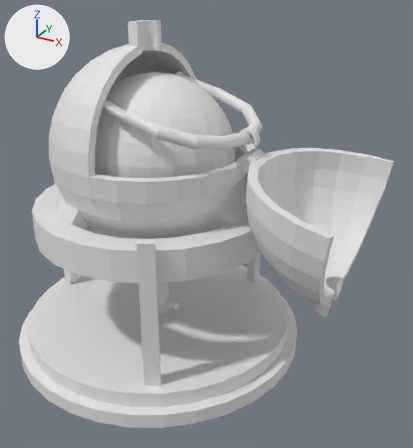
Before and after pictures for a commit that changed the FBX model denTALE/Assets/Models/Schrein (HG).FBX.
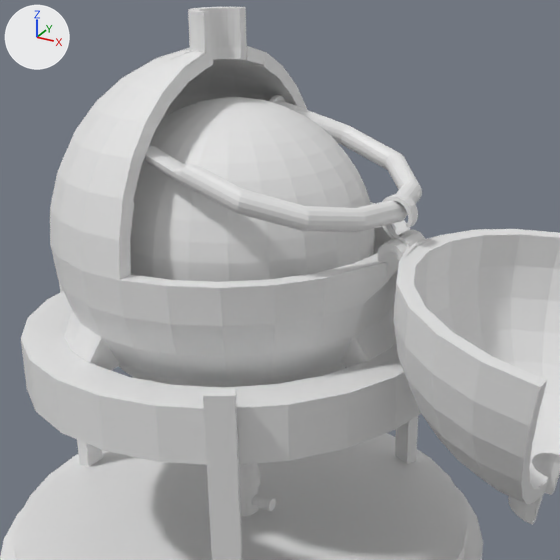
Old and new are each drawn whole from a camera (50 mm lens) standing at (5.13, -7.69, 6.08) and looking at (0.93, -0.05, 2.26) and again close up on the part from 5% to 83% of the width and 4% to 75% of the height. Arrows for +X, +Y and +Z are at upper left; the lights stay in place. Where no turn or scale is listed for an object, it has been applied to the vertices.

Script lines for the objects in view, before the commit:
```python
me_mesh_002 = bpy.data.meshes.new('Mesh.002')
me_mesh_002.from_pydata(...)  # 648 vertices, 1491 faces; spans x -1.85..0.02, y -1.67..1.67, z -1.94..0.35
me_mesh_005 = bpy.data.meshes.new('Mesh.005')
me_mesh_005.from_pydata(...)  # 224 vertices, 192 faces; spans x -1.13..2.04, y -1.13..1.13, z -1.09..1.08
me_mesh_006 = bpy.data.meshes.new('Mesh.006')
me_mesh_006.from_pydata(...)  # 208 vertices, 412 faces; spans x -19.3..1.0, y -1.3..1.3, z -0.6..0.6
ob_claw = bpy.data.objects.new('claw', me_mesh_005)
ob_claw.location = (1.66, -0.11, 3.8)
ob_claw.rotation_euler = (1.571, 0.951, 0.0)  # degrees (90, 54, 0)
ob_claw.scale = (0.15, 0.15, 0.15)
ob_metal = bpy.data.objects.new('metal', me_mesh_006)
ob_metal.location = (1.65, -0.11, 3.83)
ob_metal.rotation_euler = (1.571, 0.307, 0.0)  # degrees (90, 18, 0)
ob_metal.scale = (0.0995, 0.0995, 1.96)
ob_top_left_001 = bpy.data.objects.new('Top_Left.001', me_mesh_002)
ob_top_left_001.location = (3.49, -0.11, 3.28)
# also in view: 'Top_Left' at (-0.95, -0.11, 4.38); 'Base' at (-0.02, -0.11, 1.31); 'Bottom_Orb' at (-0.02, -0.11, 2.69); 'Sphere' at (0.03, -0.11, 3.35)
```
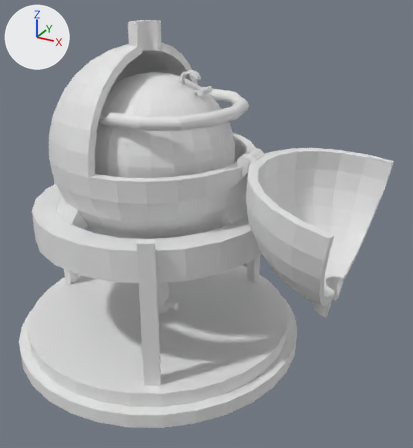
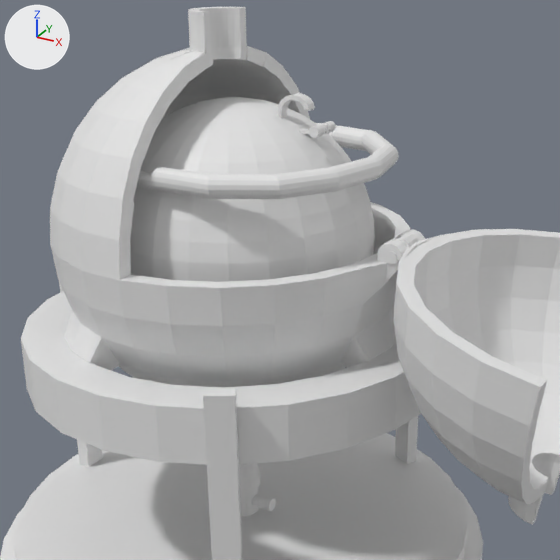
The newer file is also rescaled (x2.54), turned or shifted as a whole; pictures and numbers use the older file's frame.

What differs and where, as boxes [x1, y1, x2, y2] in the close-ups (560 x 560 px):
'metal', moved, turned: before [144, 95, 422, 232]; after [136, 123, 399, 199]
'claw', moved, turned: before [382, 194, 418, 239]; after [277, 93, 336, 138]

The change, as a diff of the scene's bpy script:
```diff
--- a/denTALE/Assets/Models/Schrein (HG).FBX.py
+++ b/denTALE/Assets/Models/Schrein (HG).FBX.py
@@ ob_claw @@
 ob_claw = bpy.data.objects.new('claw', me_mesh_005)
-ob_claw.location = (1.66, -0.11, 3.8)
-ob_claw.rotation_euler = (1.571, 0.951, 0.0)  # degrees (90, 54, 0)
+ob_claw.location = (0.68, -0.11, 4.57)
+ob_claw.rotation_euler = (1.571, 0.0, 0.0)  # degrees (90, 0, 0)
 ob_claw.scale = (0.15, 0.15, 0.15)
@@ ob_metal @@
 ob_metal = bpy.data.objects.new('metal', me_mesh_006)
-ob_metal.location = (1.65, -0.11, 3.83)
-ob_metal.rotation_euler = (1.571, 0.307, 0.0)  # degrees (90, 18, 0)
+ob_metal.location = (1.41, -0.11, 4.17)
+ob_metal.rotation_euler = (1.571, 0.0, 0.0)  # degrees (90, 0, 0)
 ob_metal.scale = (0.0995, 0.0995, 1.96)
```
